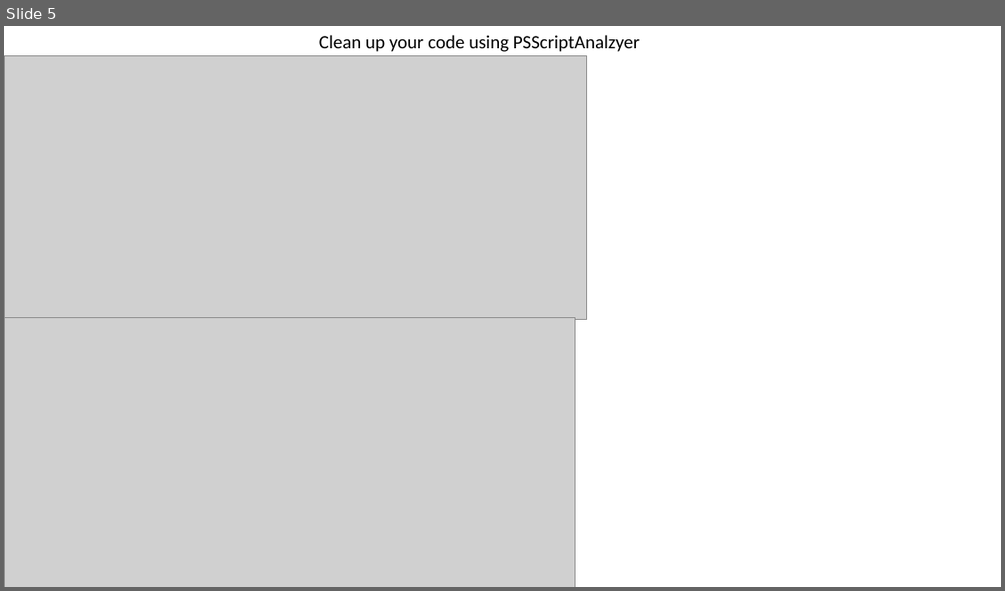
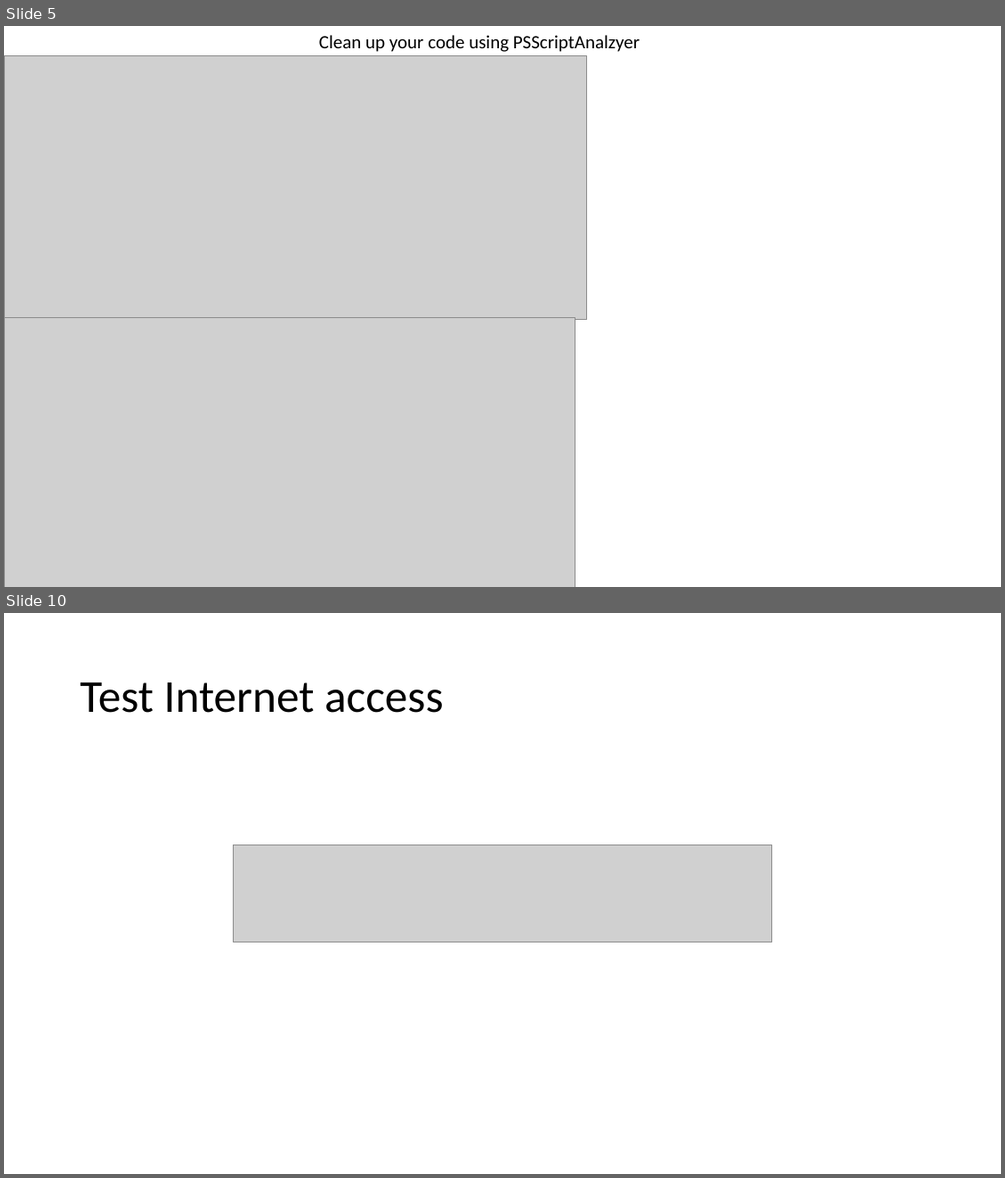
Before and after one commit to CHROME-PLATED-METRO-WOLF/Coit11241-peer-programming, a slide deck: evidence.pptx. Shown one above the other, each under a label of ours: slide 5 before the commit, slides 5 and 10 after it; the slides between them are not shown. The pictures are 1005x591 and 1005x1178 pixels, drawn with LibreOffice and Linux fonts; fonts in the diff are those of the drawing; grey boxes stand for pictures. Boxes give left, top, right and bottom in pixels: in the first picture for what was removed or moved away, otherwise in the second. Text is boxed around its words. In the diff, an @@ line names an element or a change of style, - is before the commit and + after.

```diff
--- a/evidence.pptx
+++ b/evidence.pptx
@@ slide 10 added at (4, 613, 1001, 1174), background #FFFFFF @@
@@ title added at (80, 682, 444, 713), 44 pt, text #000000 @@
+Test Internet access
@@ picture added at (234, 844, 771, 942) @@
```
Also in this commit, not shown: 1 slide changed, 7 other slides added, 2 other files.
